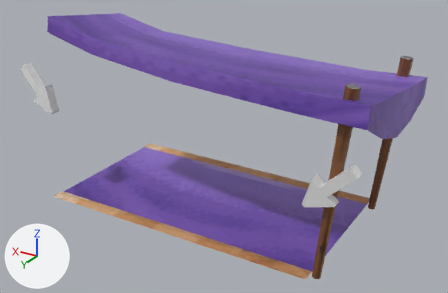
A saved change to the FBX model Assets/Features/Level/Level_1/FBX/Tent.fbx.
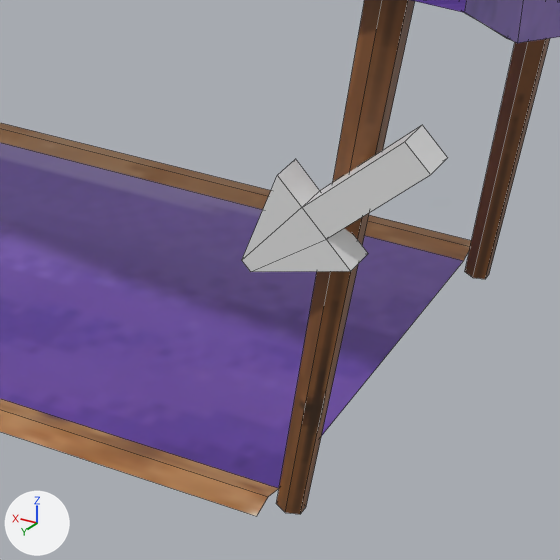
Old and new are each drawn whole from a 50 mm camera at (-9.86, 3.69, 5.2) aimed at (-4.95, -4.5, 1.1) and again close up on the part from 51% to 88% of the width and 43% to 100% of the height. Arrows for +X, +Y and +Z are at lower left; the lights stay in place. The older version's two pictures come first. The close-ups show mesh edges as thin lines. Where no turn or scale is listed for an object, it has been applied to the vertices.
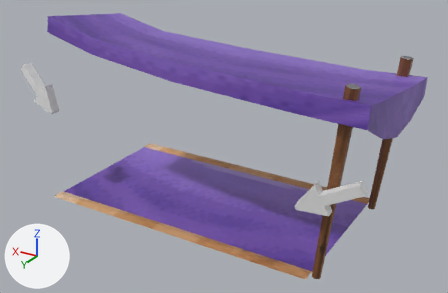
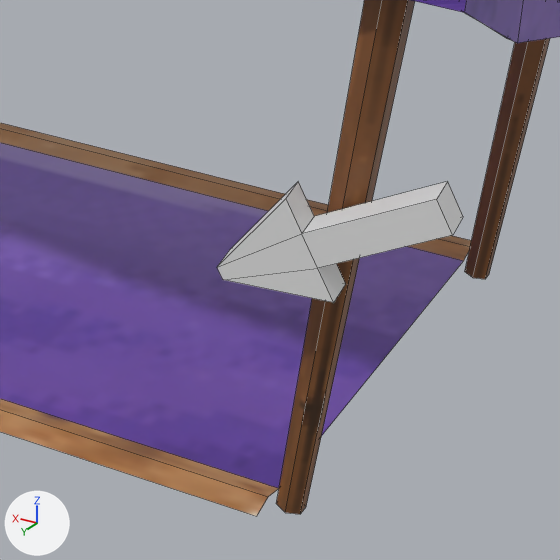
Where the change shows, as pixel boxes (x1, y1, x2, y2) in the close-ups (560 x 560 px; the box of a moved part takes in the faces that stretch with it):
part 1 of me_plane_001, moved or reshaped: before (242, 125, 448, 272); after (217, 181, 463, 303)
part 2 of me_plane_001, surface changed: before (252, 229, 368, 272); after (217, 182, 314, 267)

Patch to the scene script:
```diff
--- a/Assets/Features/Level/Level_1/FBX/Tent.fbx.py
+++ b/Assets/Features/Level/Level_1/FBX/Tent.fbx.py
@@ me_plane_001 @@
 # used by ob_plane_001; location = (-5.314, -4.227, 1.95)
-me_plane_001.from_pydata(...)  # 148 vertices, 125 faces; spans x -2.48..3.83, y -1.81..1.16, z -1.95..1.17
+me_plane_001.from_pydata(...)  # 148 vertices, 125 faces; spans x -2.5..3.83, y -1.81..1.18, z -1.95..1.17
+# me_plane_001 part 1
+# 7 vertices are removed from x -2.42..-1.64, y 0.91..1.16, z -0.75..-0.13
+# 16 faces are deleted
+# 11 vertices move from x -2.31..-1.69, y 0.91..1.16, z -0.79..-0.02 to x -2.5..-1.58, y 0.96..1.18, z -0.79..-0.37
+# 7 vertices are added at x -2.43..-1.6, y 0.97..1.17, z -0.8..-0.24
+# 16 new faces join them, mat_material_007 (its picture is missing)
+# me_plane_001 part 2: 4 kept faces spanning x -1.93..-1.58, y 1.0..1.18, z -0.74..-0.37 get new texture (UV) coordinates
 me_plane_001.materials.append(mat_material_011)
```
